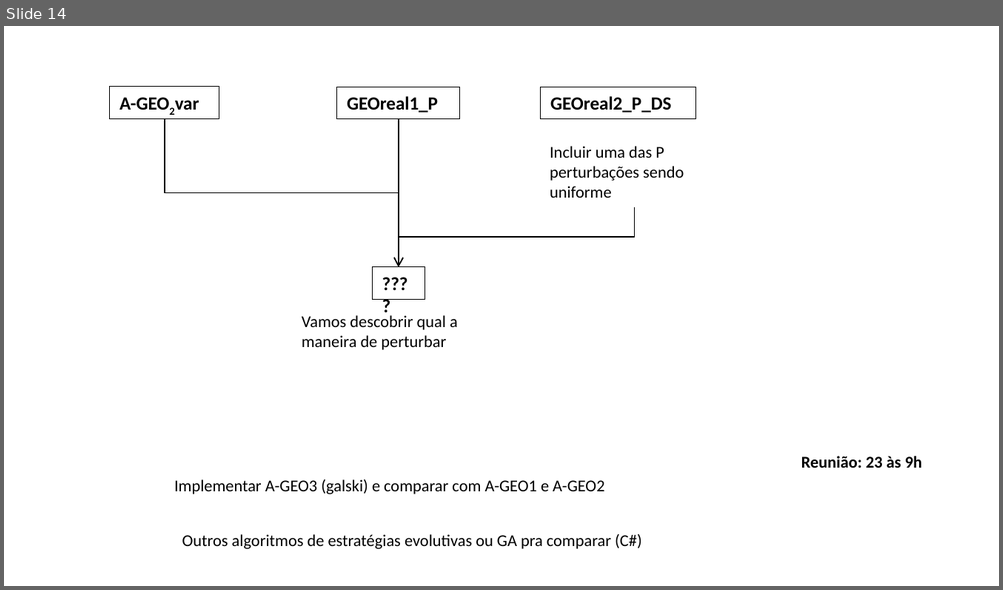
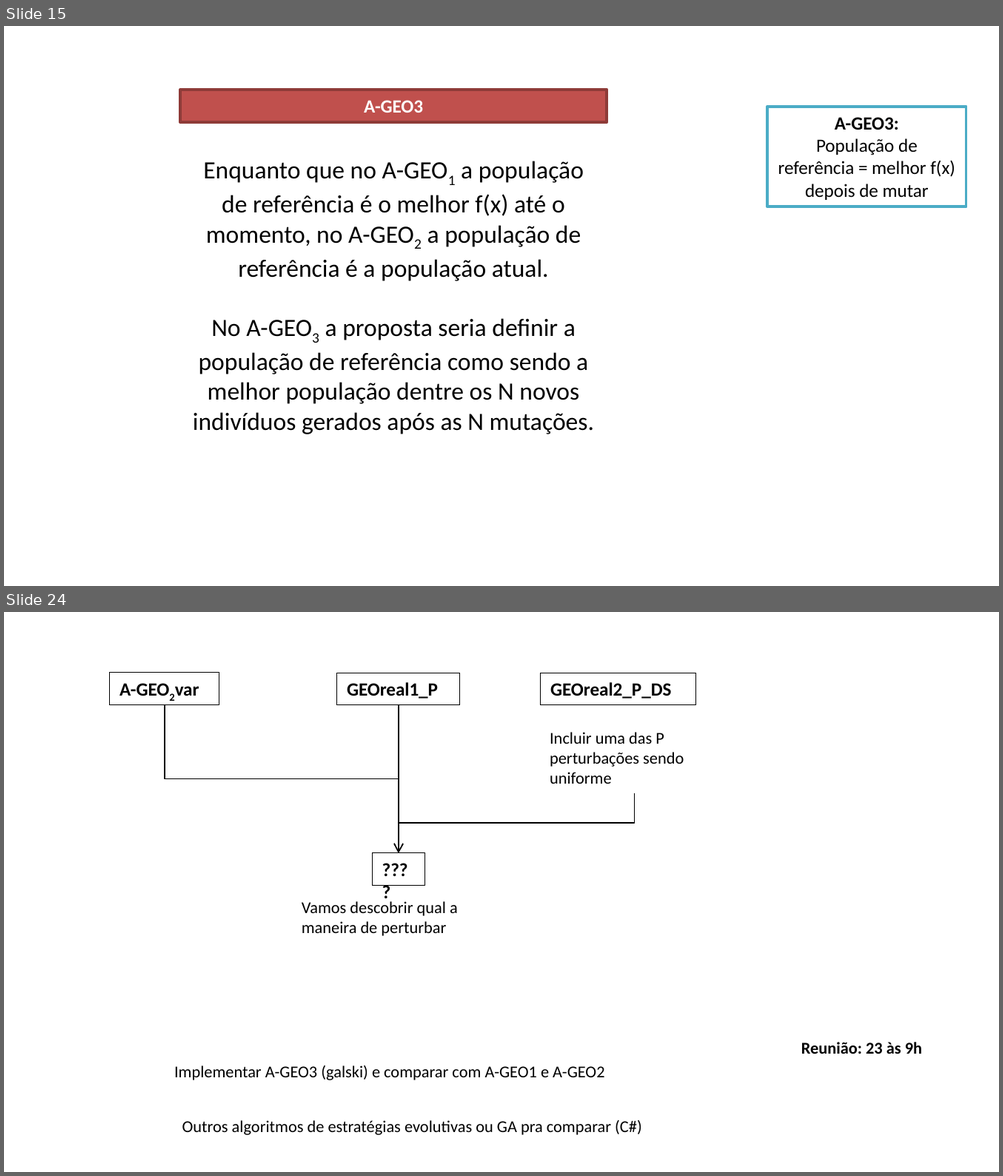
Before and after one commit to leobeckerdaluz/GEO_OptimizationAlgorithms, a slide deck: Apresentacoes/comparação de resultados - v3.pptx. Shown one above the other, each under a label of ours: slide 14 before the commit, slides 15 and 24 after it; the slides between them are not shown. The pictures are 1003x590 and 1003x1176 pixels, drawn with LibreOffice and Linux fonts; fonts in the diff are those of the drawing. Boxes give left, top, right and bottom in pixels: in the first picture for what was removed or moved away, otherwise in the second. Text is boxed around its words. In the diff, an @@ line names an element or a change of style, - is before the commit and + after.

```diff
--- a/Apresentacoes/comparação de resultados - v3.pptx
+++ b/Apresentacoes/comparação de resultados - v3.pptx
@@ slide 15 added at (4,26,999,586), background #FFFFFF @@
@@ rectangle added at (180,90,606,122), fill #C0504D, outline #8E3B39 2 pt, 13.5 pt, text #FFFFFF, bold @@
+A-GEO3
@@ rectangle added at (767,107,966,207), fill #FFFFFF, outline #4BACC6 2 pt, 13.5 pt, text #000000 @@
+A-GEO3:
+População de referência = melhor f(x) depois de mutar
@@ text added at (193,161,594,434), 18 pt, text #000000 @@
+Enquanto que no A-GEO1 a população de referência é o melhor f(x) até o momento, no A-GEO2 a população de referência é a população atual.
+No A-GEO3 a proposta seria definir a população de referência como sendo a melhor população dentre os N novos indivíduos gerados após as N mutações.
@@ what was slide 14 is now slide 24 @@
```
Also in this commit, not shown: 3 slides changed, 10 other slides added, 2 slides removed, 17 other files.
